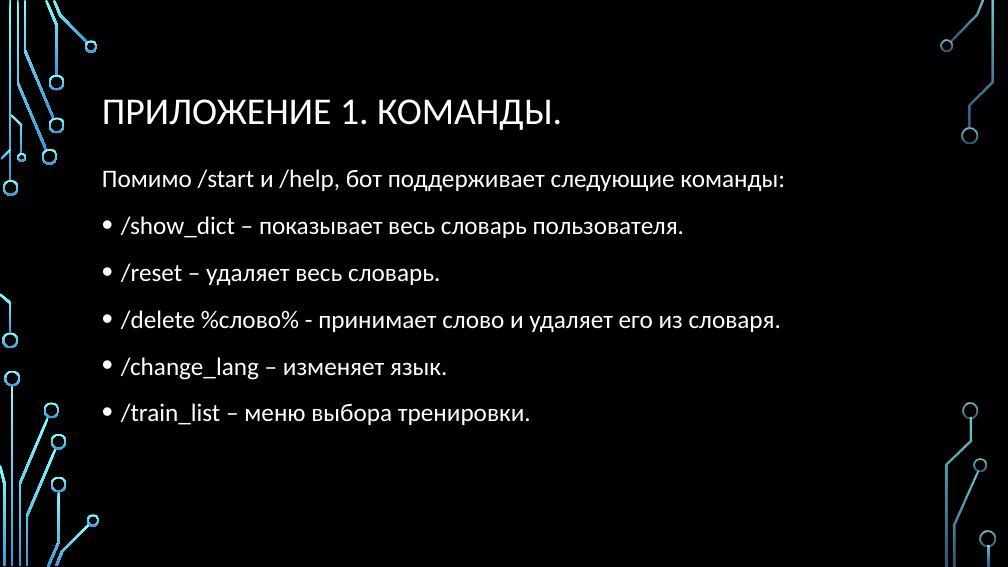
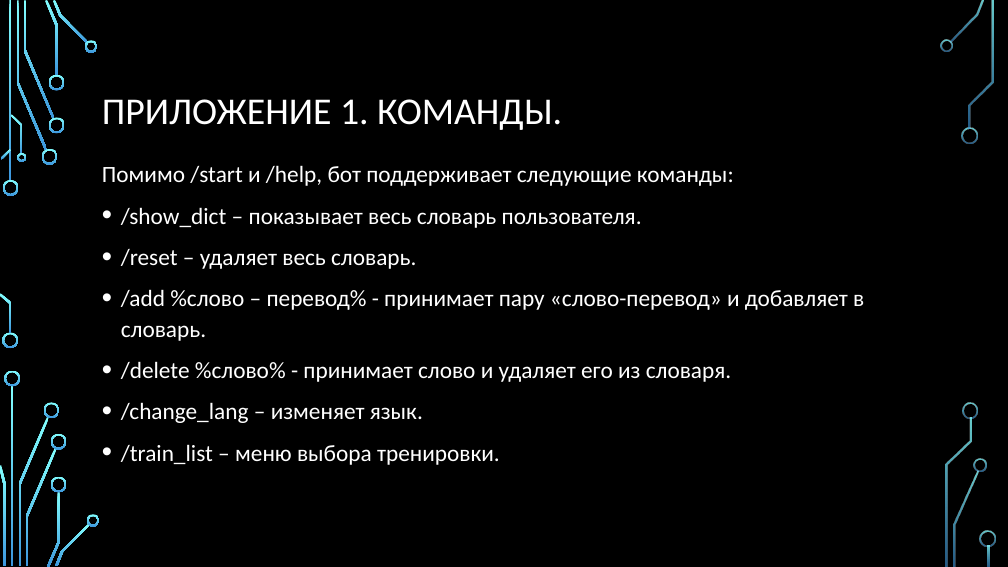
Before and after one commit to let-robots-reign/Learning_English_Bot, a slide deck: slide 14 of Proekt_BotEnglishTeacher.pptx. Drawn at 1008x567 pixels with LibreOffice and Linux fonts; fonts in the diff are those of the drawing; background and template pictures are left out. Boxes give left, top, right and bottom in pixels: in the first picture for what was removed or moved away, otherwise in the second. Text is boxed around its words. In the diff, an @@ line names an element or a change of style, - is before the commit and + after.

```diff
--- a/Proekt_BotEnglishTeacher.pptx
+++ b/Proekt_BotEnglishTeacher.pptx
@@ text at (x1=102, y1=165, x2=734, y2=465): size 24 to 22.2 pt in "Помимо /start и /help, бот поддерживает следующие ...", "/show_dict – показывает весь словарь пользователя.", "/reset – удаляет весь словарь.", "/delete %слово% - принимает слово и удаляет ..." and 2 more places; line spacing 1.2 to 1.1 @@
@@ text at (x1=121, y1=289, x2=864, y2=341): paragraph added @@
+• /add %слово – перевод% - принимает пару «слово-перевод» и добавляет в словарь.
```
Also in this commit, not shown: 12 other slides changed, 2 other files.
